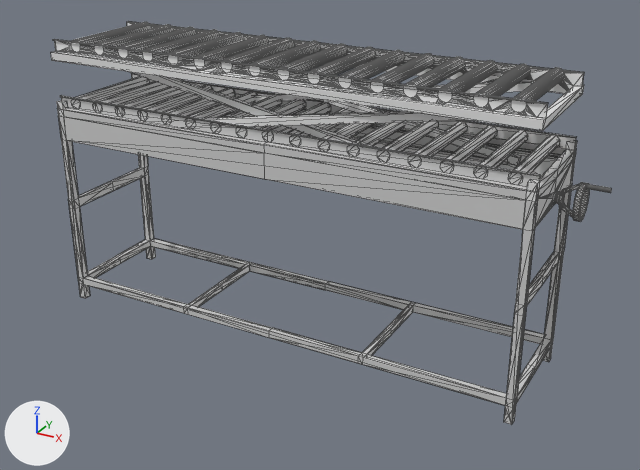
Two versions of the COLLADA model fliessband.dae, one commit apart.
Before and after are seen from a camera (50 mm lens) standing at (13.29, -12.97, 9.31) and looking at (5.63, 0.96, 2.34). The axes (+X, +Y, +Z) are drawn at lower left. The lights are the same throughout. Mesh edges are drawn as thin lines. Where no turn or scale is listed for an object, it has been applied to the vertices.

The scene before the commit, as lines of its bpy script (objects in view):
```python
me_cylinder = bpy.data.meshes.new('Cylinder')
me_cylinder.from_pydata(...)  # 548 vertices, 1014 faces; spans x -5.06..4.94, y -1.25..1.25, z -3.37..1.22
me_cylinder.materials.append(mat_material)  # light grey #d1d1d1
me_fliessband = bpy.data.meshes.new('Fliessband')
me_fliessband.from_pydata(...)  # 1863 vertices, 3854 faces; spans x -6.12..4.78, y -1.25..1.25, z -5.05..0.75
ob_cylinder = bpy.data.objects.new('Cylinder', me_cylinder)
ob_cylinder.location = (5.06, 1.25, 3.37)
ob_fliessband = bpy.data.objects.new('Fliessband', me_fliessband)
ob_fliessband.location = (6.12, 1.25, 5.05)
```
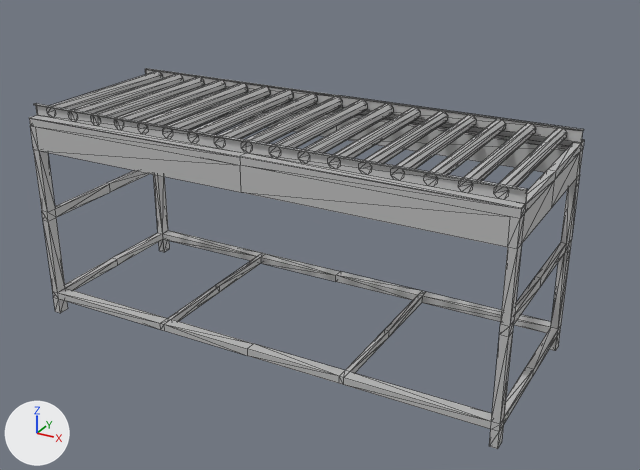
The change, as JSON lines over the scene's bpy script:
```json
{"op": "add", "block": "mat_material_001", "code": ["mat_material_001 = principled_material('Material_001')", "mat_material_001.base_color = (0.512, 0.512, 0.512)  # grey #bebebe", "mat_material_001.roughness = 0.44"]}
{"block": "me_cylinder", "where": "me_cylinder.from_pydata(...)  # 548 vertices, 1014 faces; spans x -5.06..4.94, y -1.25..1.25, z -3.37..1.22"}
{"block": "me_cylinder", "where": "# used by ob_cylinder; location = (5.06, 1.25, 3.37)"}
{"op": "remove", "block": "me_cylinder", "code": "me_cylinder.materials.append(mat_material)  # light grey #d1d1d1"}
{"block": "me_cylinder", "change": "me_cylinder part 1: the whole mesh is scaled about its middle by (1, 1.54, 1), then moved by (0.0, -0.11, 0.0)"}
{"op": "add", "block": "me_cylinder", "code": "me_cylinder.materials.append(mat_material_001)  # grey #bebebe"}
{"op": "remove", "block": "ob_fliessband", "code": ["ob_fliessband = bpy.data.objects.new('Fliessband', me_fliessband)", "ob_fliessband.location = (6.12, 1.25, 5.05)"]}
```

Boxes (x1, y1, x2, y2) around the edits, measured in the pictures (640 x 470 px):
```json
{"object": "Cylinder", "change": "recoloured, mesh rescaled", "before": [58, 73, 576, 425], "after": [29, 68, 584, 449], "on screen": "7% wider, 8% taller"}
{"object": "Fliessband", "change": "deleted", "before": [51, 21, 612, 355]}
```
